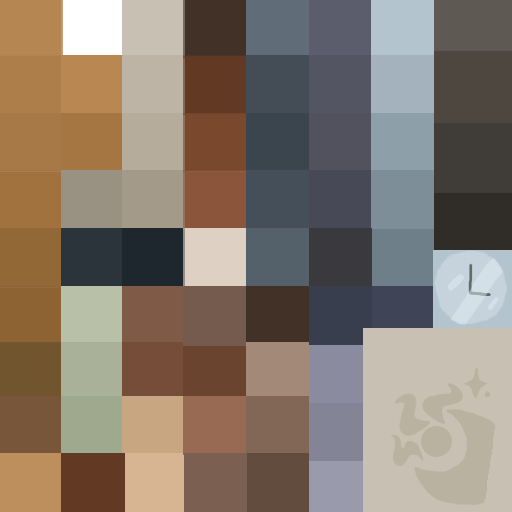
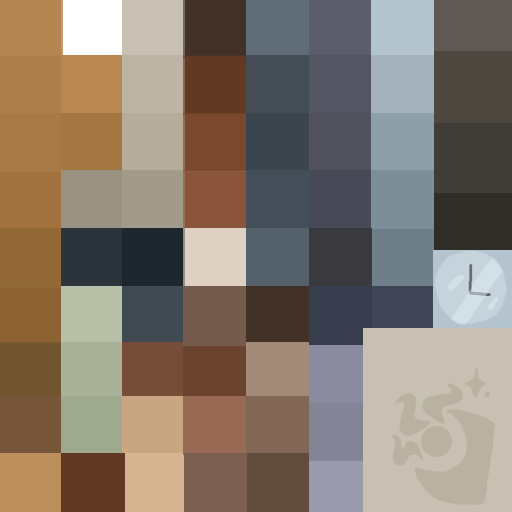
Revision of a layered (512, 512) image; what changed, layer by layer:
painted on "Layer 1 copy 29" over [122, 286, 183, 342]